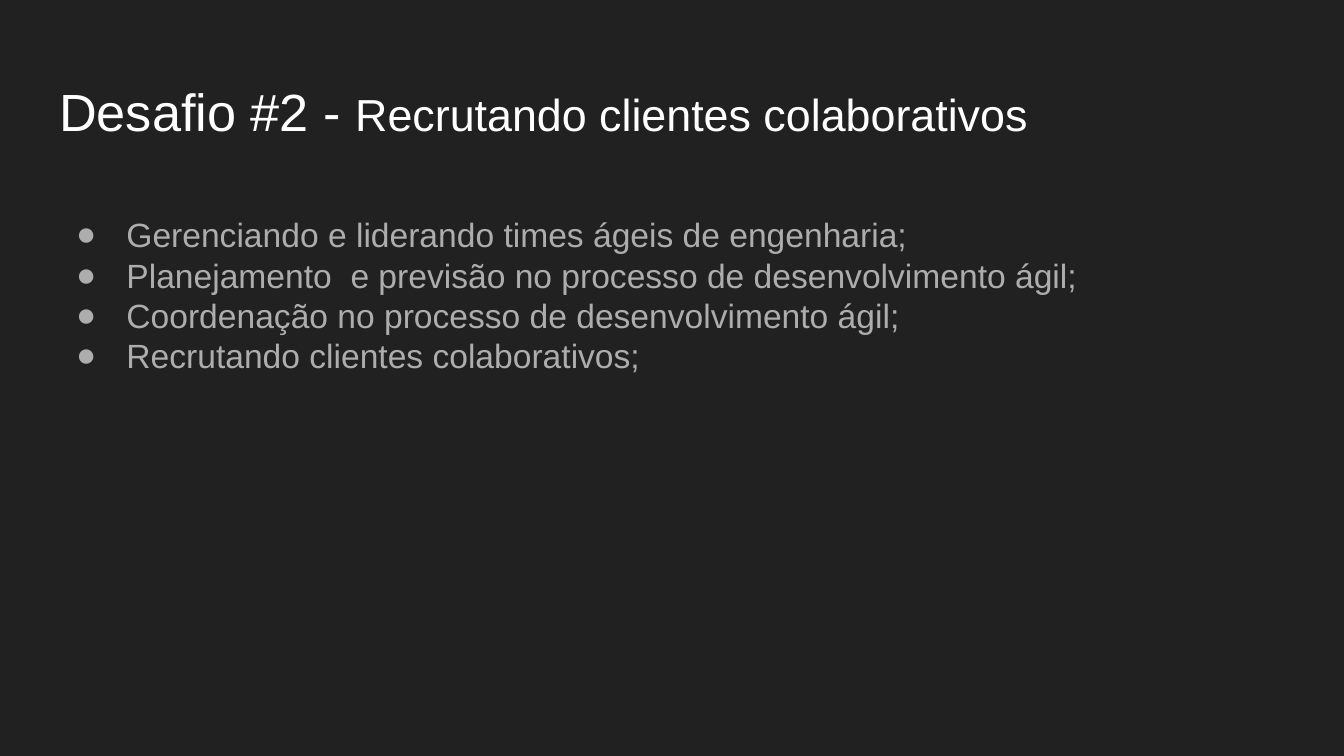
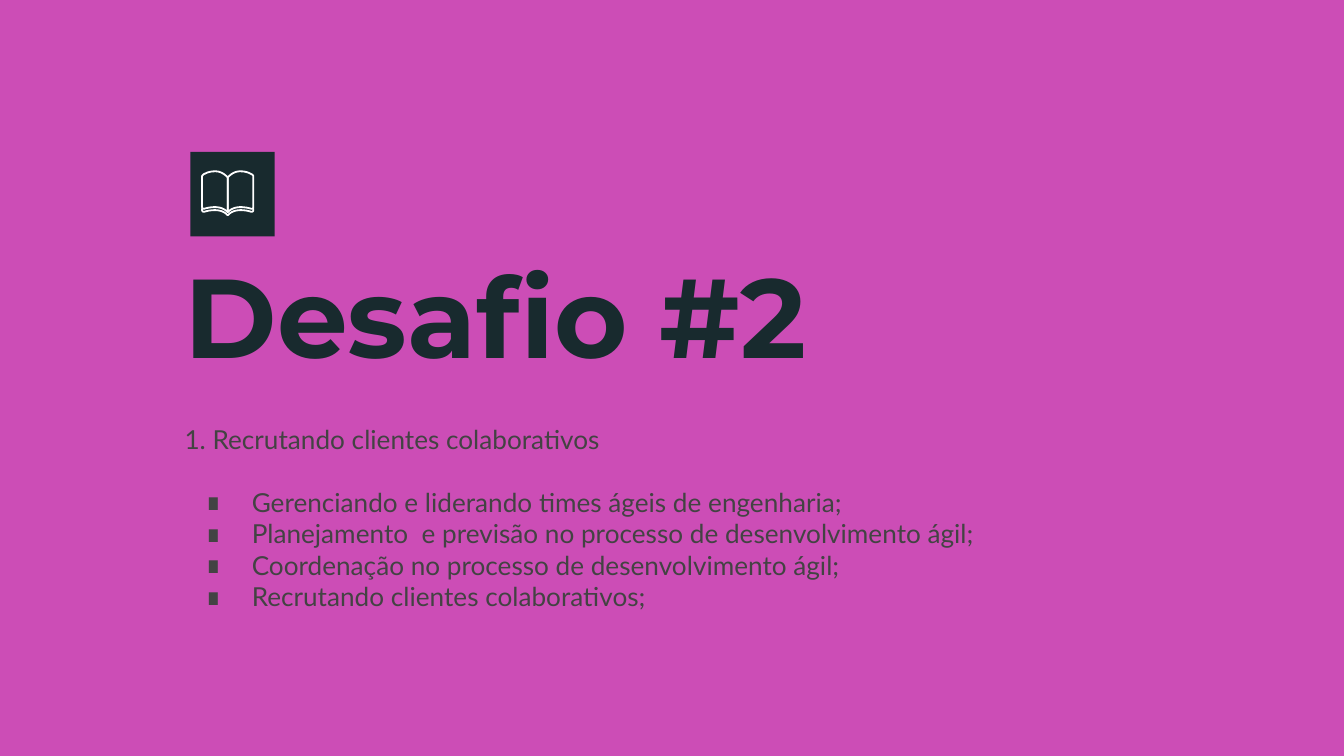
Before and after one commit to fga-eps-mds/A-Disciplina-MDS-EPS, a slide deck: slide 11 of GPP_Material/12-Cisco Systems/Transição para o novo ágil e o modelo de desenvolvimento de produto.pptx (slide 10 before the commit). Drawn at 1344x756 pixels with LibreOffice and Linux fonts; fonts in the diff are those of the drawing. Boxes give left, top, right and bottom in pixels: in the first picture for what was removed or moved away, otherwise in the second. Text is boxed around its words. In the diff, an @@ line names an element or a change of style, - is before the commit and + after.

```diff
--- a/GPP_Material/12-Cisco Systems/Transição para o novo ágil e o modelo de desenvolvimento de produto.pptx
+++ b/GPP_Material/12-Cisco Systems/Transição para o novo ágil e o modelo de desenvolvimento de produto.pptx
@@ background #212121 to #CC4DB6 @@
@@ title removed at (59,93,1027,132) @@
-Desafio #2 - Recrutando clientes colaborativos
@@ rectangle added at (191,152,276,237), fill #182A2E @@
@@ group added at (202,171,253,215): 4 freeform shapes @@
@@ title added at (185,270,807,359), 60 pt, text #182A2E, bold @@
+Desafio #2
@@ text "1. Recrutando clientes colaborativos": place and size @@
-text "1. Recrutando clientes colaborativos" at (126,222,1077,373)
+text "1. Recrutando clientes colaborativos" at (185,430,974,609)
@@ text at (185,430,599,449): paragraph added @@
+1. Recrutando clientes colaborativos
@@ text at (252,493,974,609): size 18 to 14 pt, font Arial to Lato, text colour #ADADAD to #434343 in "Gerenciando e liderando times ágeis de engenharia;", "Planejamento e previsão no processo de desenvolvimento ...", "Coordenação no processo de desenvolvimento ágil;", "Recrutando clientes colaborativos;"; bullet ● to ∎; bullet colour #ADADAD to #434343 @@
```
Also in this commit, not shown: 9 other slides changed, 7 slides added, 4 slides removed, 1 other file.
